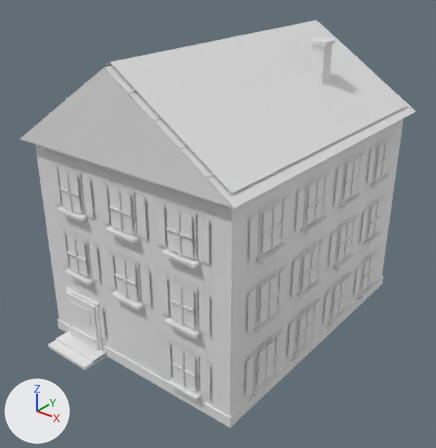
The FBX model Assets/Snowglow/Levels/AlpsTerrainTest/BuildingFaceRepair/Sources/Building_09.fbx, before and after one commit.
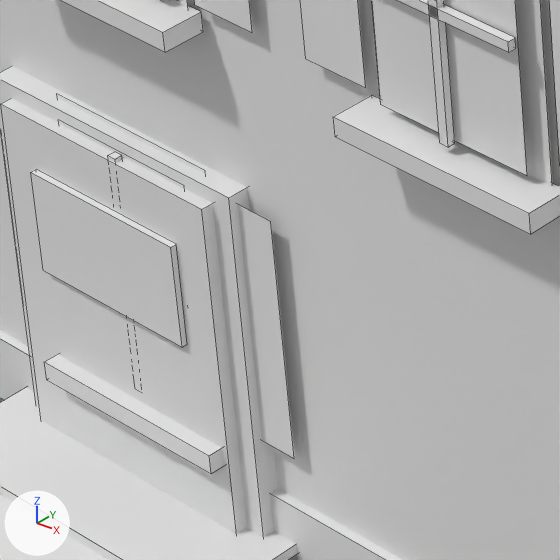
Each version appears first whole from a camera (50 mm lens) standing at (15.35, -20.14, 16.7) and looking at (0.19, -1.18, 4.95), and next in a close-up on the part from 15% to 33% of the width and 62% to 79% of the height. Lighting does not change. The marker at lower left points along +X, +Y and +Z. The first two pictures are the older version. The close-ups show mesh edges as thin lines. Where no turn or scale is listed for an object, it has been applied to the vertices.

Before the edit, the objects in view are built like this:
```python
me_green_shutter_merchant_house_architecture_001 = bpy.data.meshes.new('Green_Shutter_Merchant_House_Architecture.001')
me_green_shutter_merchant_house_architecture_001.from_pydata(...)  # 1660 vertices, 988 faces; spans x -5.4..5.4, y -7.76..6.9, z -0.01..12.72
me_green_shutter_merchant_house_architecture_001.materials.append(mat_rebuild_buildingpalette_architecture)  # white #e7e7e7
me_green_shutter_merchant_house_opaque_windows_001 = bpy.data.meshes.new('Green_Shutter_Merchant_House_Opaque_windows.001')
me_green_shutter_merchant_house_opaque_windows_001.from_pydata(...)  # 168 vertices, 42 faces; spans x -5.14..5.14, y -6.64..6.64, z 0.87..10.85
me_green_shutter_merchant_house_opaque_windows_001.materials.append(mat_rebuild_buildingpalette_windows)  # white #e7e7e7
ob_architecture = bpy.data.objects.new('Architecture', me_green_shutter_merchant_house_architecture_001)
ob_architecture.location = (0.0, 0.0, 0.0)
ob_windows = bpy.data.objects.new('Windows', me_green_shutter_merchant_house_opaque_windows_001)
ob_windows.location = (0.0, 0.0, 0.0)
```
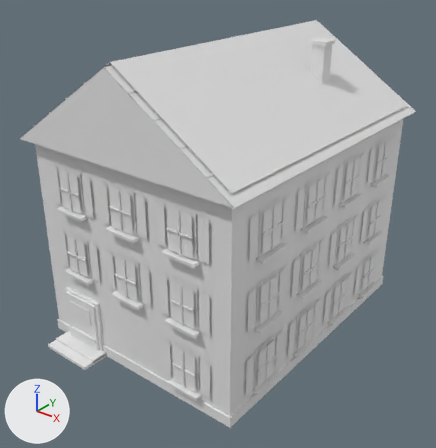
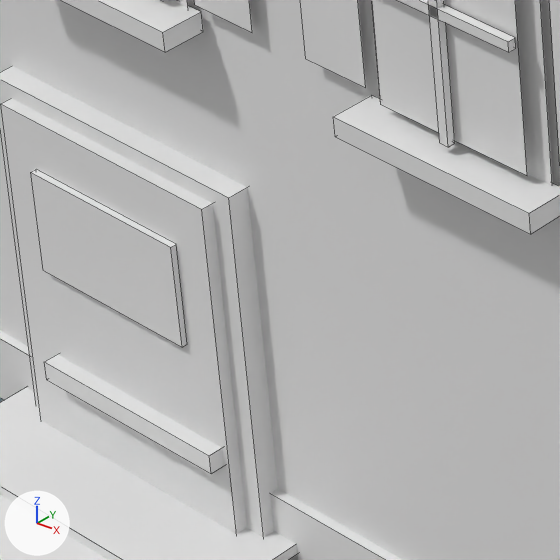
Location of each change, [x1, y1, x2, y2] in pixels of the close-ups (560 x 560 px):
part 1 of me_green_shutter_merchant_house_architecture_001, deleted: before [108, 152, 122, 163]
part 2 of me_green_shutter_merchant_house_architecture_001, deleted: before [57, 94, 206, 174]
part 3 of me_green_shutter_merchant_house_architecture_001, deleted: before [238, 205, 294, 458]

The edits, one by one:
me_green_shutter_merchant_house_architecture_001 is used by ob_architecture; location (0.0, 0.0, 0.0).
me_green_shutter_merchant_house_architecture_001 had 1660 vertices, 988 faces and spanned x -5.4..5.4, y -7.76..6.9, z -0.01..12.72.
me_green_shutter_merchant_house_architecture_001 now has 1632 vertices, 977 faces and spans x -5.4..5.4, y -7.76..6.9, z -0.01..12.72.
me_green_shutter_merchant_house_architecture_001 part 1: the loose piece of 8 vertices spanning x -2.93..-2.87, y -6.71..-6.66, z 0.88..2.53 is deleted.
me_green_shutter_merchant_house_architecture_001 part 2: the loose piece of 4 vertices spanning x -3.56..-2.24, y -6.56, z 0.78..2.63 is deleted.
me_green_shutter_merchant_house_architecture_001 part 3: the loose piece of 4 vertices spanning x -2.15..-1.67, y -6.58, z 0.88..2.53 is deleted.
Other edits to the shape of me_green_shutter_merchant_house_architecture_001 do not show in these pictures.
